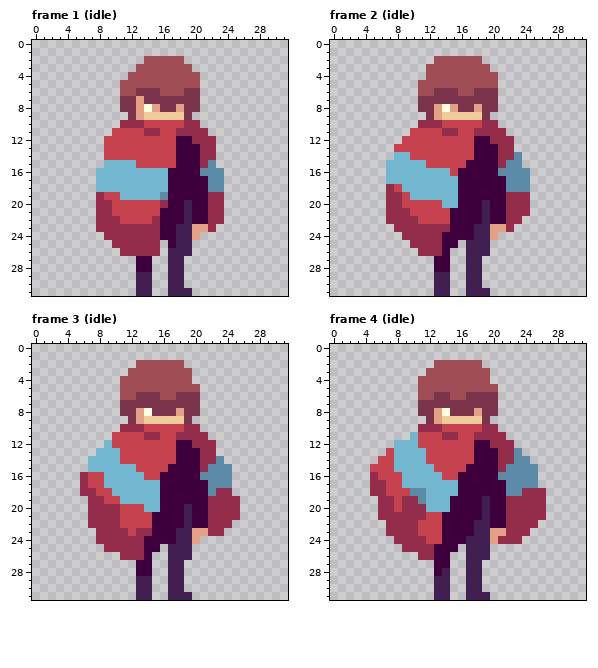
Two versions of one pixel-art file, __aseprite__/player.aseprite. The picture above is the old version.
32x32 pixels, 15 frames. Shown: frame 1 (idle), frame 2 (idle), frame 3 (idle), frame 4 (idle). The commit also changed other frames, which this record leaves out.
Once edited:
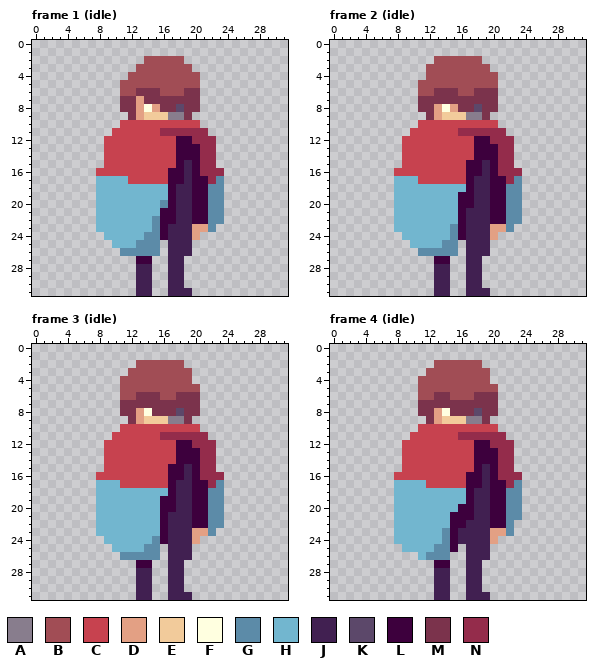
Palette (. is transparent): A #887d8d  B #a14d55  C #c7424f  D #e3a084  E #f2cb9b  F #ffffe0  G #5c8ba8  H #72b6cf  J #412051  K #5c486a  L #3d003d  M #7b334c  N #942c4b
Commit: :sparkles: Introduce player's slash attack (#34) * :bento: Add slash animation
From old to new:
Changed rows in their new state; - is an unchanged pixel.
Frame 1 (idle), layers "down/cape", "down/character":
first column x 11:
 8 -------K--
 9 ------AA--
10 CCC-----CC
11 ---CCNN---
first column x 8:
15 -CCCC------J--N-
16 CCCCCCCCC--J-NNN
17 ----CCCCC--J--N-
18 ----------JJ----
19 HHH-----H-JJ--GG
20 HHHHHHHHG-J---GG
21 HHHHHHHH--J---GG
22 HHHHHHHG--J---GG
23 HHHHHHHG-J----G-
24 -HHHHHGG-J------
25 --HHHGGG-J------
26 ---GGGGG--------
28 -----JJ---------
Frame 2 (idle), layers "down/cape", "down/character":
first column x 7:
 8 -----------K------
 9 ----------AA------
10 ----CCC-----CC----
11 -------CCNN-------
13 -.----------------
14 -.C-------------.-
15 ..CCC-------J--N.-
16 .CCCCCCC-C--J-NNN.
17 .---CCCCCC-JJ--N-.
18 .H-------H-JJ----.
19 .HH--------JJ--GG.
20 .HHHHHH----J---GG.
21 .HHHHHHHH-JJ---GG.
22 .HHHHHHHH-JJ---GG-
23 -HHHHHHHG-J----G--
24 --HHHHHHG-J-------
25 ---HHHHGG---------
26 ----GGGGG---------
28 ------JJ----------
Frame 3 (idle), layers "down/cape", "down/character":
first column x 6:
 8 ------------K-------
 9 -----------AA-------
10 -----CCC-----CC-----
11 --------CCNN--------
12 ---C----------------
13 --.CC---------------
14 -..CC------------.--
15 -..CCCC------J--N..-
16 ..-CCCCC--C--J-NNN.-
17 ..H--CCCCCC-JJ--N-.-
18 ..HH------H-JJ---G.-
19 -.HHH-------JJ--GG..
20 -.HHHHHH----J---GG..
21 -.HHHHHHHH-JJ---GG..
22 -.HHHHHHHH-JJ---GG.-
23 --HHHHHHHH-J----G.--
24 --.HHHHHHG-J--------
25 ---.HHHHGG----------
26 -----GGGGG----------
28 -------JJ-----------
Frame 4 (idle), layers "down/cape", "down/character":
first column x 5:
 6 ------------B---------
 8 -------------K--------
 9 ------------AA--------
10 ------CCC-----CC------
11 -----C---CCNN---------
12 ---.CC----------------
13 --..CCC-----------.---
14 -...CCC-----------..--
15 ....CCCC----C-J--N...-
16 ...-CCCCC--C--J-NNN..-
17 ...H---CCCCC--J--N-..-
18 ...HHHH----H-JJ----...
19 -..HHHH---HH-J---GG...
20 -..HHHH---H--J---GG...
21 -..HHHHHHH---J---GG...
22 --.HHHHHHH--J----G...-
23 --.HHHHHHG-JJ----G..--
24 ---HHHHHHG-J----...---
25 ----HHHHGG------------
26 ------HGGG------------
28 --------J-------------
Where, in picture pixels (left, top, right, bottom), the same in both pictures:
changed: (120, 104, 200, 136)
changed: (96, 160, 224, 272)
changed: (386, 104, 530, 272)
changed: (80, 408, 240, 576)
changed: (370, 392, 546, 576)
